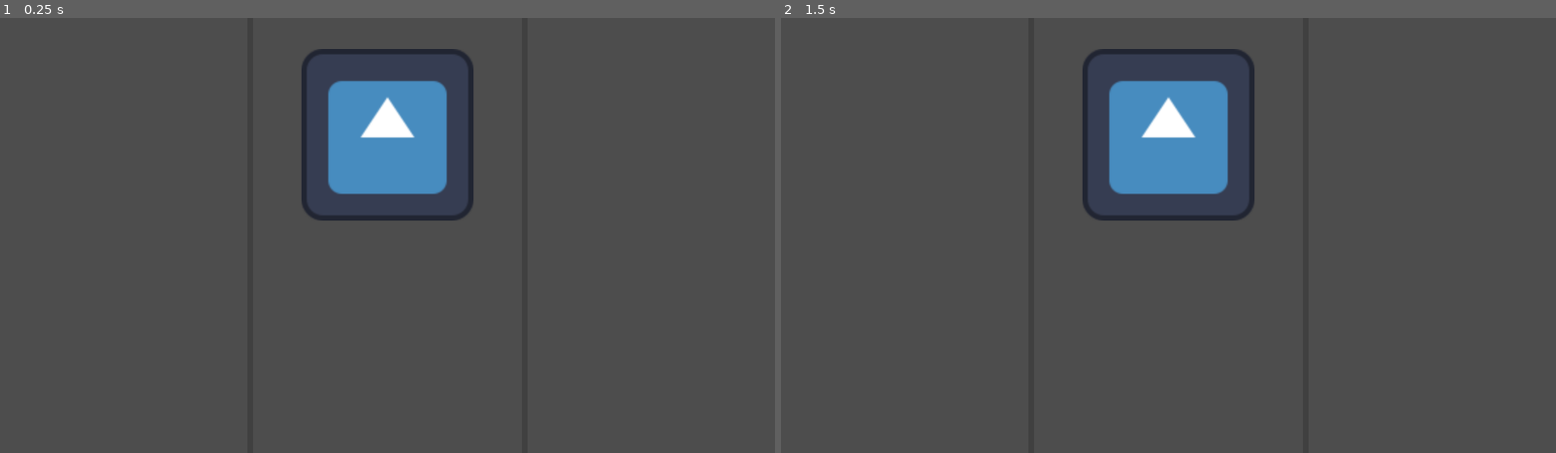
Above: before the commit, frames 1-2 (left to right).
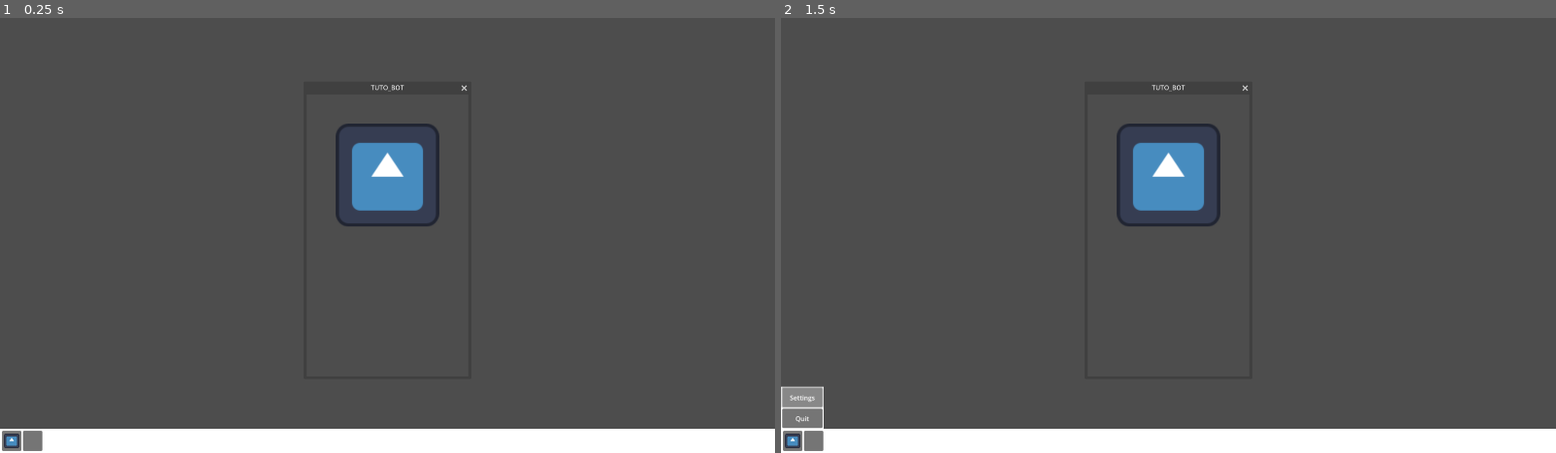
Above: after the commit, the same moments.

Repository: Thentrixxx/Shortcut-Mechanic
Game: Godot game, scene res://simulations/simulation_1.tscn
Same seed, same stepped clock (60 frames per second), same inputs: the game is played once before the commit and once after it. The engine's default icon, where the game draws it, is replaced by a stand-in: a white triangle on a blue panel in a dark square.
Inputs (mouse positions are in pixels of both pictures, inside the frame that each line leads up to):
- Up to frame 1 (0.25 s): no input
- Up to frame 2 (1.5 s): click (796, 439) at 0.52 s; click (804, 396) at 1.25 s, where only the run after the commit has a clickable "Settings"

The runs differ from the first frame. In frame 1, 10% of the frame differs, in the area x 0-100%, y 7-100%; in frame 2, 11%.

Commit message:
Adding Task Bar, and Settings/Quit Menu.

Diff:
--- a/project.godot
+++ b/project.godot
@@ -21,4 +21,6 @@
 
 [display]
 
-window/size/mode=2
+window/size/viewport_width=1920
+window/size/viewport_height=1080
+window/size/mode=3
--- /dev/null
+++ b/scripts/quit_button.gd
@@ -0,0 +1,16 @@
+extends Button
+
+
+# Called when the node enters the scene tree for the first time.
+func _ready() -> void:
+	pass # Replace with function body.
+
+
+# Called every frame. 'delta' is the elapsed time since the previous frame.
+func _process(delta: float) -> void:
+	pass
+
+
+
+func _on_button_up() -> void:
+	get_tree().quit()
--- /dev/null
+++ b/scripts/windows_button.gd
@@ -0,0 +1,17 @@
+extends Button
+
+@onready var texture_rect: TextureRect = $"../../../../TextureRect"
+
+
+# Called when the node enters the scene tree for the first time.
+func _ready() -> void:
+	pass # Replace with function body.
+
+
+# Called every frame. 'delta' is the elapsed time since the previous frame.
+func _process(delta: float) -> void:
+	pass
+
+
+func _on_button_up() -> void:
+	texture_rect.visible = true
--- /dev/null
+++ b/scripts/windows_menu_area.gd
@@ -0,0 +1,12 @@
+extends Area2D
+
+@onready var texture_rect: TextureRect = $"../Control/TextureRect"
+@onready var collision: CollisionShape2D = $CollisionShape2D
+
+
+
+func _on_mouse_exited() -> void:
+	texture_rect.visibile = false
+
+func _on_mouse_entered() -> void:
+	pass # Replace with function body.
--- a/simulations/simulation_1.tscn
+++ b/simulations/simulation_1.tscn
@@ -1,7 +1,150 @@
-[gd_scene load_steps=2 format=3 uid="uid://cromr3px1p3uk"]
+[gd_scene load_steps=9 format=3 uid="uid://cromr3px1p3uk"]
 
 [ext_resource type="PackedScene" uid="uid://cdi0ll1as8vee" path="res://windows/tuto_bot.tscn" id="1_1otat"]
+[ext_resource type="Script" path="res://scripts/quit_button.gd" id="2_3or6o"]
+[ext_resource type="Script" path="res://scripts/windows_button.gd" id="3_eskwv"]
+[ext_resource type="Texture2D" uid="uid://ctoj8ovlh3084" path="res://icon.svg" id="3_tij7h"]
+[ext_resource type="Script" path="res://scripts/windows_menu_area.gd" id="5_w0k8m"]
+
+[sub_resource type="CanvasTexture" id="CanvasTexture_flfim"]
+
+[sub_resource type="CanvasTexture" id="CanvasTexture_brkoe"]
+
+[sub_resource type="RectangleShape2D" id="RectangleShape2D_jwcx6"]
+size = Vector2(109.25, 167.5)
 
 [node name="Simulation_1" type="Node2D"]
 
 [node name="Tuto_Bot" parent="." instance=ExtResource("1_1otat")]
+
+[node name="Control" type="Control" parent="."]
+layout_mode = 3
+anchors_preset = 0
+offset_right = 1920.0
+offset_bottom = 1080.0
+
+[node name="HomePage" type="GridContainer" parent="Control"]
+layout_mode = 0
+offset_right = 1920.0
+offset_bottom = 1020.0
+
+[node name="TextureRect" type="TextureRect" parent="Control"]
+visible = false
+layout_mode = 2
+offset_top = 915.0
+offset_right = 106.0
+offset_bottom = 1021.0
+texture = SubResource("CanvasTexture_flfim")
+
+[node name="MarginWindowsMenu" type="MarginContainer" parent="Control/TextureRect"]
+layout_mode = 1
+anchors_preset = 2
+anchor_top = 1.0
+anchor_bottom = 1.0
+offset_left = -7.0
+offset_top = -113.0
+offset_right = 113.0
+offset_bottom = 7.0
+grow_vertical = 0
+theme_override_constants/margin_left = 10
+theme_override_constants/margin_top = 10
+theme_override_constants/margin_right = 10
+theme_override_constants/margin_bottom = 10
+
+[node name="WindowsMenu" type="VBoxContainer" parent="Control/TextureRect/MarginWindowsMenu"]
+layout_mode = 2
+
+[node name="SettingsButton" type="Button" parent="Control/TextureRect/MarginWindowsMenu/WindowsMenu"]
+custom_minimum_size = Vector2(100, 48)
+layout_mode = 2
+
+[node name="SettingsText" type="Label" parent="Control/TextureRect/MarginWindowsMenu/WindowsMenu/SettingsButton"]
+layout_mode = 1
+anchors_preset = 8
+anchor_left = 0.5
+anchor_top = 0.5
+anchor_right = 0.5
+anchor_bottom = 0.5
+offset_left = -31.0
+offset_top = -11.5
+offset_right = 31.0
+offset_bottom = 11.5
+grow_horizontal = 2
+grow_vertical = 2
+text = "Settings
+"
+
+[node name="QuitButton" type="Button" parent="Control/TextureRect/MarginWindowsMenu/WindowsMenu"]
+custom_minimum_size = Vector2(100, 48)
+layout_mode = 2
+script = ExtResource("2_3or6o")
+
+[node name="QuitText" type="Label" parent="Control/TextureRect/MarginWindowsMenu/WindowsMenu/QuitButton"]
+layout_mode = 1
+anchors_preset = 8
+anchor_left = 0.5
+anchor_top = 0.5
+anchor_right = 0.5
+anchor_bottom = 0.5
+offset_left = -50.0
+offset_top = -11.5
+offset_right = 50.0
+offset_bottom = 11.5
+grow_horizontal = 2
+grow_vertical = 2
+text = "Quit
+"
+horizontal_alignment = 1
+
+[node name="TextureRect2" type="TextureRect" parent="Control"]
+layout_mode = 1
+anchors_preset = 12
+anchor_top = 1.0
+anchor_right = 1.0
+anchor_bottom = 1.0
+offset_top = -60.0
+grow_horizontal = 2
+grow_vertical = 0
+texture = SubResource("CanvasTexture_brkoe")
+
+[node name="MarginTaskBar" type="MarginContainer" parent="Control/TextureRect2"]
+layout_mode = 1
+anchors_preset = 15
+anchor_right = 1.0
+anchor_bottom = 1.0
+grow_horizontal = 2
+grow_vertical = 2
+theme_override_constants/margin_left = 5
+theme_override_constants/margin_top = 5
+theme_override_constants/margin_right = 5
+theme_override_constants/margin_bottom = 5
+
+[node name="TaskBar" type="HBoxContainer" parent="Control/TextureRect2/MarginTaskBar"]
+custom_minimum_size = Vector2(50, 50)
+layout_mode = 2
+
+[node name="WindowsButton" type="Button" parent="Control/TextureRect2/MarginTaskBar/TaskBar"]
+custom_minimum_size = Vector2(48, 48)
+layout_mode = 2
+script = ExtResource("3_eskwv")
+
+[node name="Sprite2D" type="Sprite2D" parent="Control/TextureRect2/MarginTaskBar/TaskBar/WindowsButton"]
+position = Vector2(24, 25)
+scale = Vector2(0.296875, 0.28125)
+texture = ExtResource("3_tij7h")
+
+[node name="Button2" type="Button" parent="Control/TextureRect2/MarginTaskBar/TaskBar"]
+custom_minimum_size = Vector2(48, 48)
+layout_mode = 2
+
+[node name="WindowsMenuArea" type="Area2D" parent="."]
+script = ExtResource("5_w0k8m")
+
+[node name="CollisionShape2D" type="CollisionShape2D" parent="WindowsMenuArea"]
+position = Vector2(54.375, 995.75)
+shape = SubResource("RectangleShape2D_jwcx6")
+
+[connection signal="button_up" from="Control/TextureRect/MarginWindowsMenu/WindowsMenu/QuitButton" to="Control/TextureRect/MarginWindowsMenu/WindowsMenu/QuitButton" method="_on_button_up"]
+[connection signal="button_up" from="Control/TextureRect2/MarginTaskBar/TaskBar/WindowsButton" to="Control/TextureRect2/MarginTaskBar/TaskBar/WindowsButton" method="_on_button_up"]
+[connection signal="mouse_entered" from="WindowsMenuArea" to="WindowsMenuArea" method="_on_mouse_entered"]
+[connection signal="mouse_exited" from="WindowsMenuArea" to="WindowsMenuArea" method="_on_mouse_exited"]
